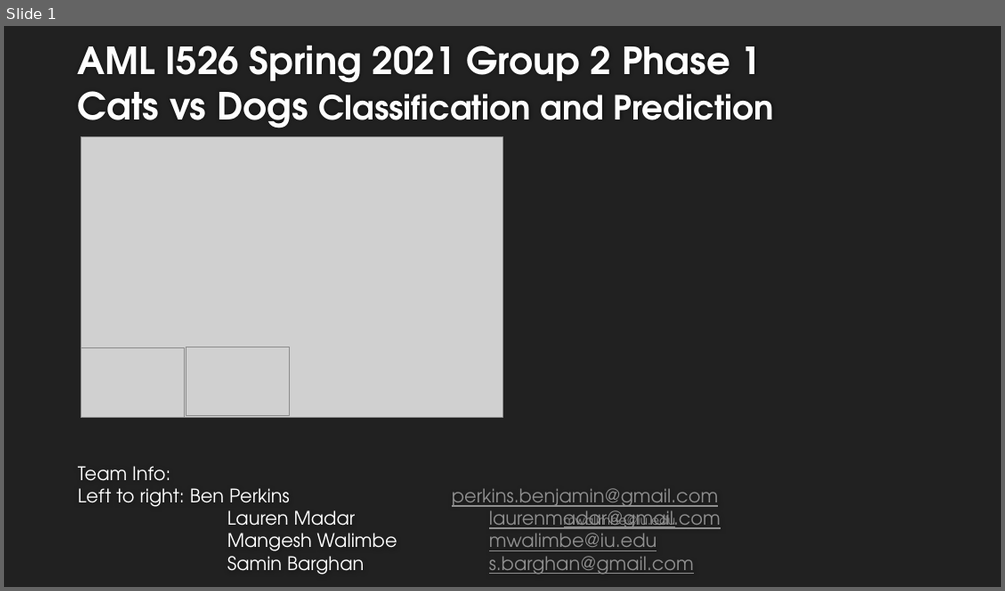
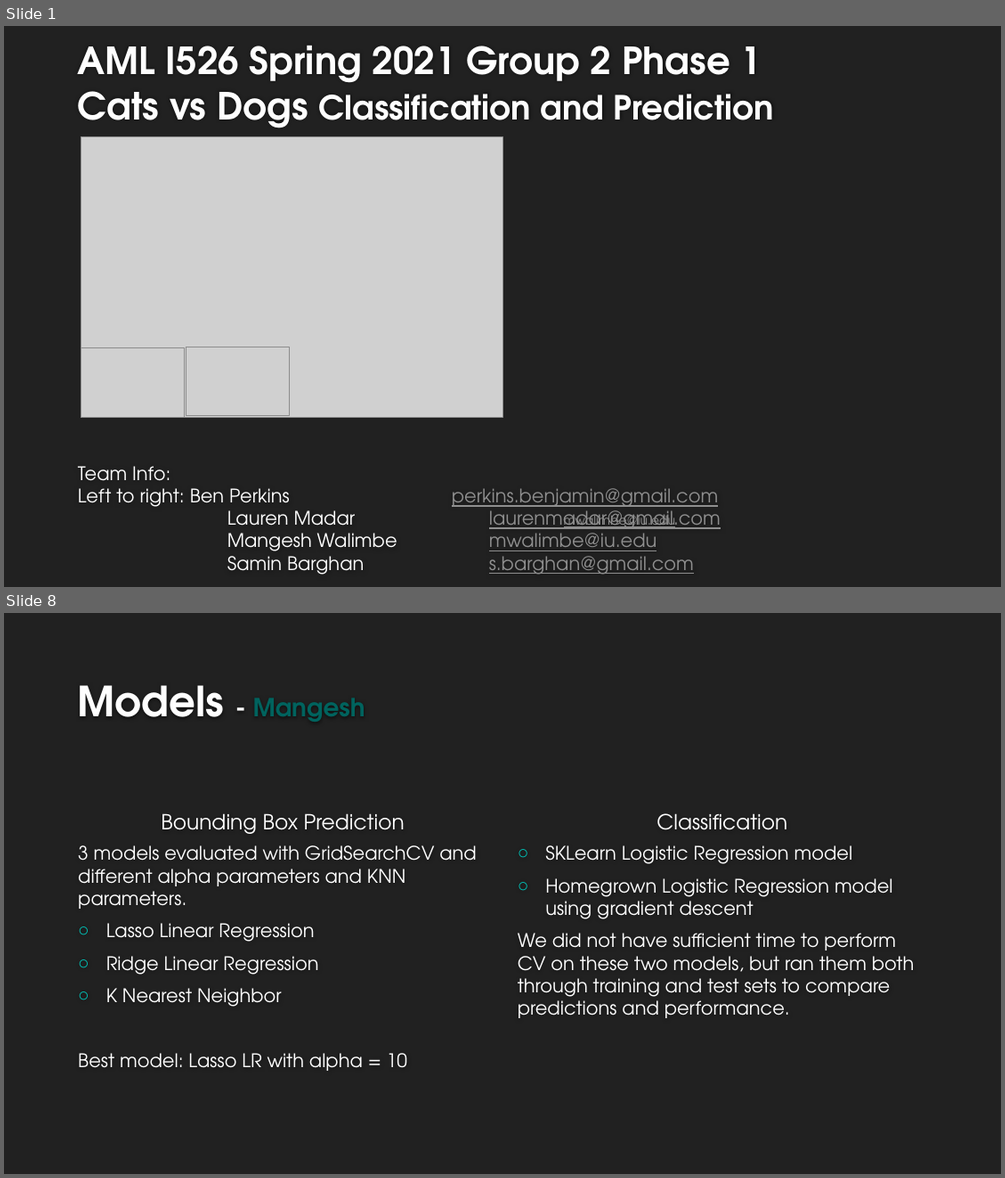
Before and after one commit to LaurenMadar/AML-finalgroup2, a slide deck: other/Group2_Phase1.pptx. Shown one above the other, each under a label of ours: slide 1 before the commit, slides 1 and 8 after it; the slides between them are not shown. The pictures are 1005x591 and 1005x1178 pixels, drawn with LibreOffice and Linux fonts; fonts in the diff are those of the drawing; grey boxes stand for pictures; background and template pictures are left out. Boxes give left, top, right and bottom in pixels: in the first picture for what was removed or moved away, otherwise in the second. Text is boxed around its words. In the diff, an @@ line names an element or a change of style, - is before the commit and + after.

Commit message:
Updated powerpoint with adjusted abstract based on Samin's reduction
Some abstract info from Samin was not accurate so I corrected it. Word count is 150 exactly so we cannot add anything to it.
Samin can record her video at any time now. Still adding info for other slides.

```diff
--- a/other/Group2_Phase1.pptx
+++ b/other/Group2_Phase1.pptx
@@ slide 8 added at box(4, 613, 1001, 1174), background #212121 @@
@@ title added at box(78, 685, 365, 722), 24 pt, text #FEFEFE, bold @@
+Models - Mangesh
@@ text added at box(161, 813, 404, 834), 20 pt, text #FFFFFF @@
+Bounding Box Prediction
@@ text added at box(656, 813, 787, 830), 20 pt, text #FFFFFF @@
+Classification
@@ text added at box(78, 845, 477, 1070), 18 pt, text #FFFFFF @@
+3 models evaluated with GridSearchCV and different alpha parameters and KNN parameters.
+○ Lasso Linear Regression
+○ Ridge Linear Regression
+○ K Nearest Neighbor
+Best model: Lasso LR with alpha = 10
@@ text added at box(518, 845, 914, 1018), 18 pt, text #FFFFFF @@
+○ SKLearn Logistic Regression model
+○ Homegrown Logistic Regression model using gradient descent
+We did not have sufficient time to perform CV on these two models, but ran them both through training and test sets to compare predictions and performance.
```
Also in this commit, not shown: 6 slides changed, 2 other slides added, 1 slide removed.
